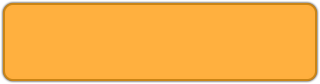
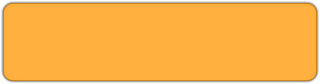
Two versions of the same layered image (320x84). Layer-by-layer changes:
pixels changed over [4, 4, 316, 80] (layer not identified)
